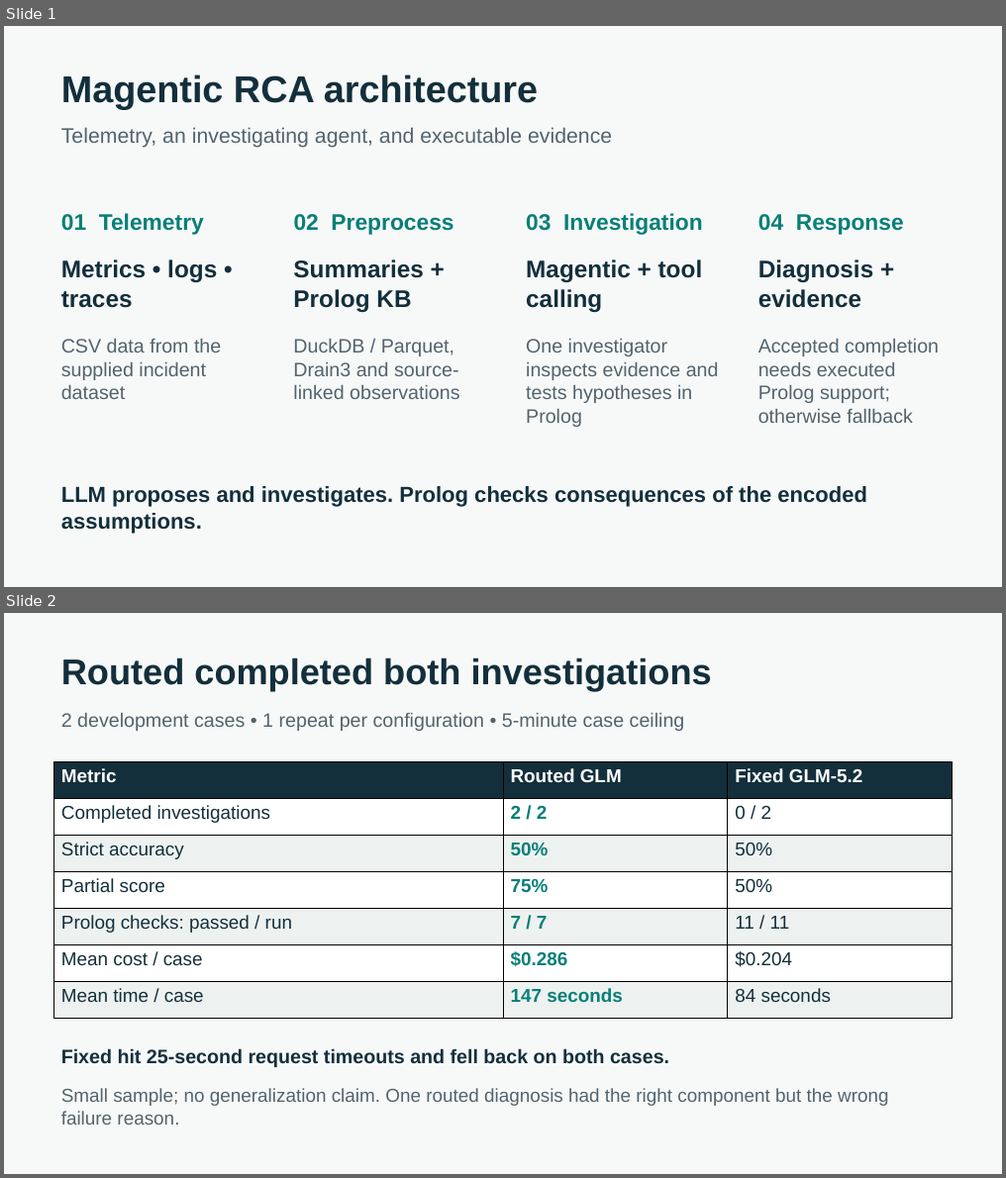
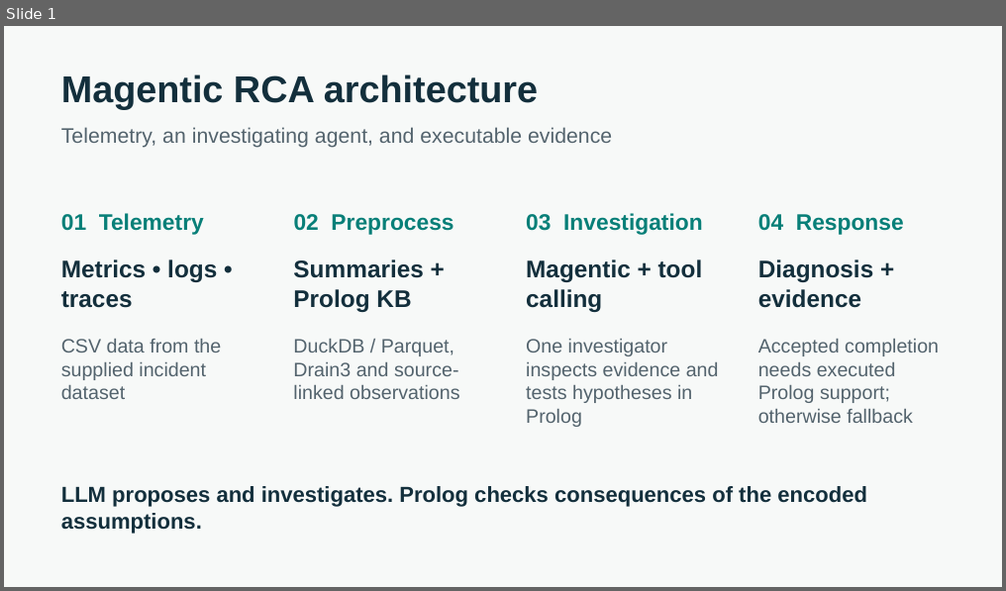
Before and after one commit to JonathanWMorris/mantis-grid-hackathon-2026-official, a slide deck: Magentic-RCA.pptx. Shown one above the other, each under a label of ours: slides 1 and 2 before the commit, slide 1 after it. The pictures are 1006x1178 and 1006x591 pixels, drawn with LibreOffice and Linux fonts; fonts in the diff are those of the drawing. Boxes give left, top, right and bottom in pixels: in the first picture for what was removed or moved away, otherwise in the second. Text is boxed around its words. In the diff, an @@ line names an element or a change of style, - is before the commit and + after.

```diff
--- a/Magentic-RCA.pptx
+++ b/Magentic-RCA.pptx
@@ slide 2 removed at [4, 613, 1002, 1174], background #F7F9F8 @@
@@ text removed at [61, 658, 712, 691] @@
-Routed completed both investigations
@@ text removed at [61, 713, 685, 731] @@
-2 development cases • 1 repeat per configuration • 5-minute case ceiling
@@ table removed at [54, 761, 952, 1019], 7 rows, 3 columns @@
-Metric | Routed GLM | Fixed GLM-5.2
-Completed investigations | 2 / 2 | 0 / 2
-Strict accuracy | 50% | 50%
-Partial score | 75% | 50%
-Prolog checks: passed / run | 7 / 7 | 11 / 11
-Mean cost / case | $0.286 | $0.204
-Mean time / case | 147 seconds | 84 seconds
@@ text removed at [61, 1049, 669, 1067] @@
-Fixed hit 25-second request timeouts and fell back on both cases.
@@ text removed at [61, 1088, 888, 1125] @@
-Small sample; no generalization claim. One routed diagnosis had the right component but the wrong failure reason.
```
Also in this commit, not shown: 1 slide added.
